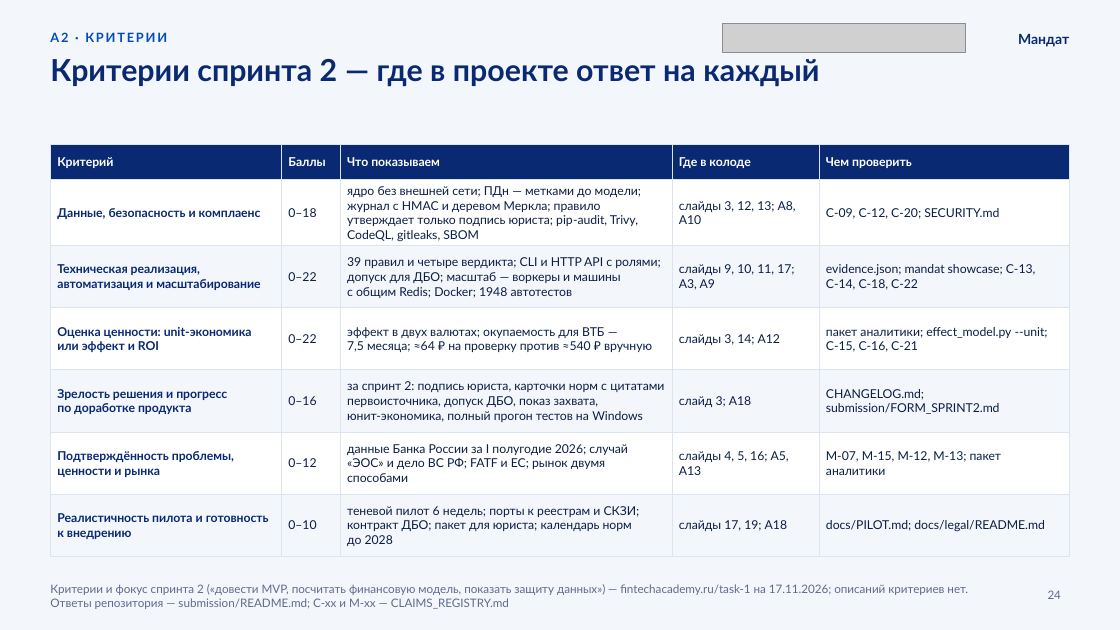
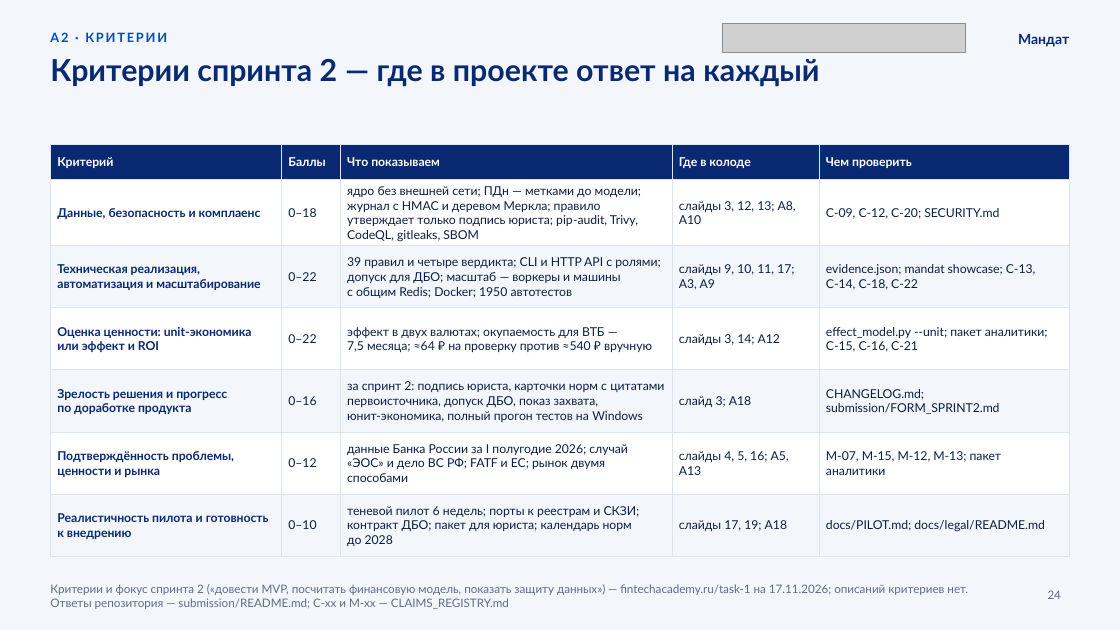
Before and after one commit to KonkovDV/Mandat, a slide deck: slide 24 of submission/slides/Mandat_VTB.pptx. Drawn at 1120x630 pixels with LibreOffice and Linux fonts; fonts in the diff are those of the drawing; grey boxes stand for pictures; background and template pictures are left out. Boxes give left, top, right and bottom in pixels: in the first picture for what was removed or moved away, otherwise in the second. Text is boxed around its words. In the diff, an @@ line names an element or a change of style, - is before the commit and + after.

Commit message:
docs: correct the deck and rebuild the submission materials
The deck no longer says the EGRUL port exists, keeps commands on one line in
the criteria table, gives the agent card room, writes four-digit numbers
without a space and takes the hours per FTE from the model. evidence.json,
the deck, the analytics pack and the texts show 1950 tests.

```diff
--- a/submission/slides/Mandat_VTB.pptx
+++ b/submission/slides/Mandat_VTB.pptx
@@ table at box(50, 145, 1070, 550) @@
-row 3, column 3: 39 правил и четыре вердикта; CLI и HTTP API с ролями; допуск для ДБО; масштаб — воркеры и машины с общим Redis; Docker; 1948 автотестов
+row 3, column 3: 39 правил и четыре вердикта; CLI и HTTP API с ролями; допуск для ДБО; масштаб — воркеры и машины с общим Redis; Docker; 1950 автотестов
-row 4, column 5: пакет аналитики; effect_model.py --unit; C‑15, C‑16, C‑21
+row 4, column 5: effect_model.py --unit; пакет аналитики; C‑15, C‑16, C‑21
```
Also in this commit, not shown: 14 other slides changed, 13 other files.
